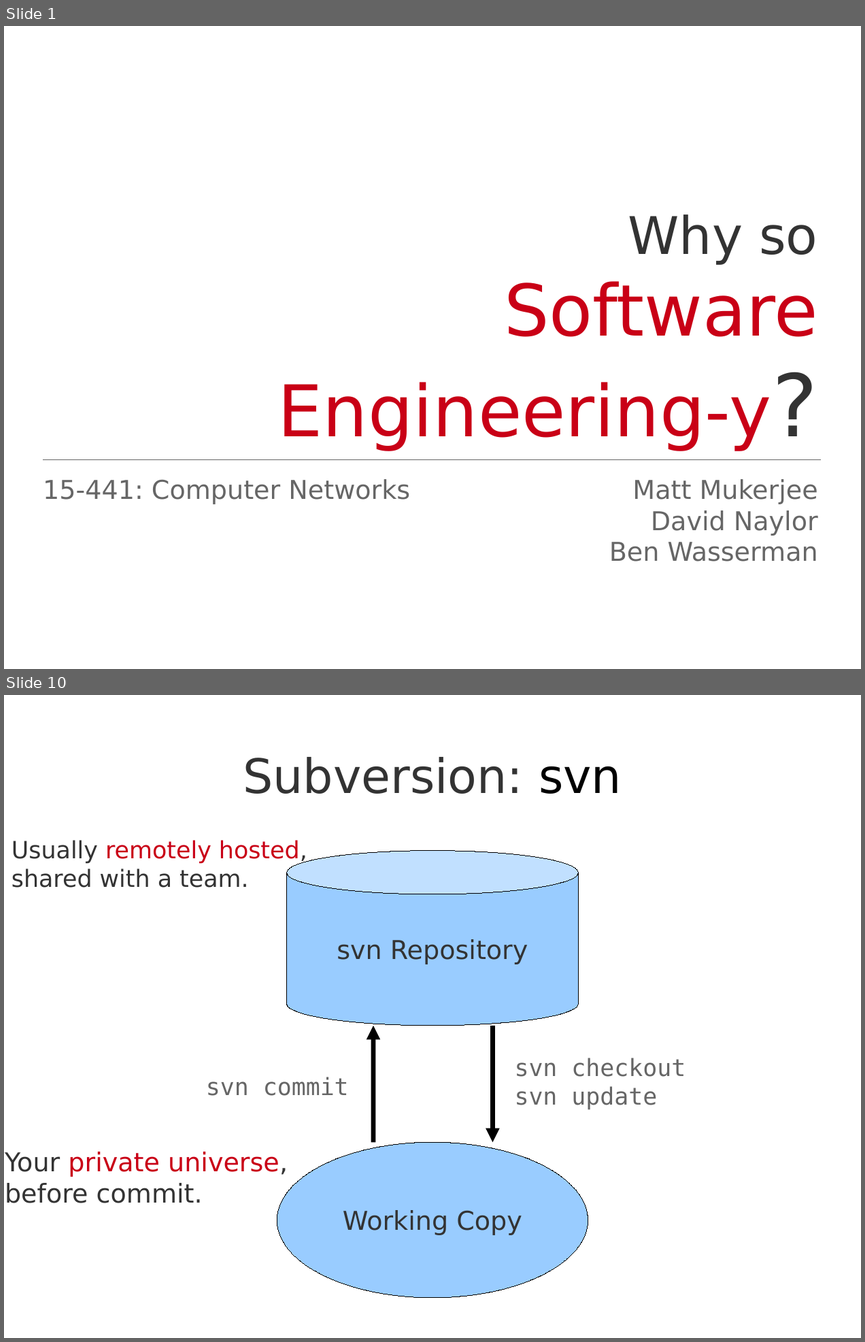
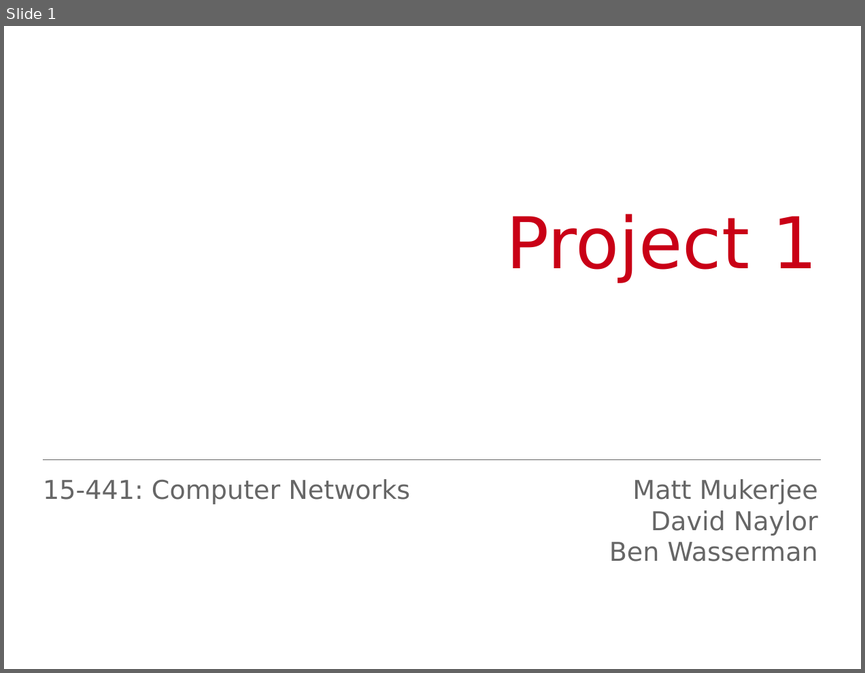
Before and after one commit to Jarvishappy/15-441-Recitation-Sessions, a slide deck: recitation2/src/recitation2.odp. Shown one above the other, each under a label of ours: slides 1 and 10 before the commit, slide 1 after it; the slides between them are not shown. The pictures are 865x1342 and 865x673 pixels, drawn with LibreOffice and Linux fonts; fonts in the diff are those of the drawing. Boxes give left, top, right and bottom in pixels: in the first picture for what was removed or moved away, otherwise in the second. Text is boxed around its words. In the diff, an @@ line names an element or a change of style, - is before the commit and + after.

```diff
--- a/recitation2/src/recitation2.odp
+++ b/recitation2/src/recitation2.odp
@@ slide 10 removed at (x1=4, y1=695, x2=861, y2=1338), background #FFFFFF @@
@@ title removed at (x1=243, y1=757, x2=621, y2=794) @@
-Subversion: svn
@@ text removed at (x1=11, y1=840, x2=307, y2=887) @@
-Usually remotely hosted,
-shared with a team.
@@ cylinder removed at (x1=287, y1=851, x2=579, y2=1025) @@
-svn Repository
@@ arrow removed from (373, 1142) to (373, 1025) @@
@@ arrow removed from (493, 1025) to (493, 1142) @@
@@ text removed at (x1=515, y1=1057, x2=685, y2=1110) @@
-svn checkout
-svn update
@@ text removed at (x1=206, y1=1076, x2=349, y2=1096) @@
-svn commit
@@ ellipse removed at (x1=277, y1=1142, x2=588, y2=1297) @@
-Working Copy
@@ text removed at (x1=5, y1=1151, x2=288, y2=1203) @@
-Your private universe,
-before commit.
@@ slide 1 changed as well @@
@@ subtitle at (x1=506, y1=214, x2=818, y2=282): text changed @@
-Why so
-Software Engineering-y?
+Project 1
```
Also in this commit, not shown: 22 slides added, 37 other slides removed, 11 other files.
